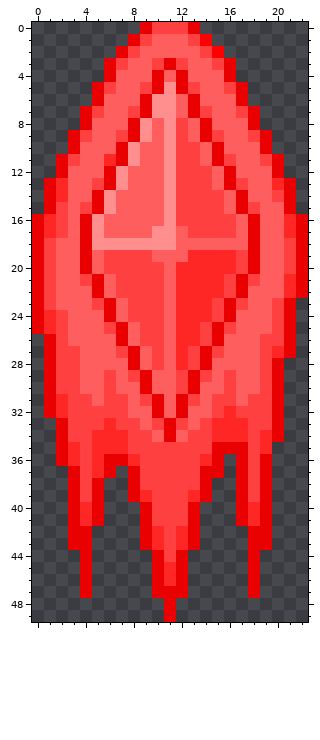
Pixel-art sprite, stored at Projectiles/FlareCore.png. Above is the file before it was changed.
The file is 46x100 pixels, drawn in blocks of 2x2; one block is one cell here. Colours within 5 levels of each other are drawn and written as one.
The result:
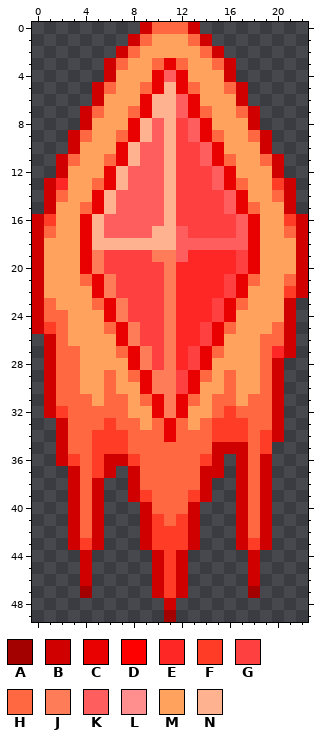
Palette (. is transparent): A #a30000  B #d10000  C #e90000  D #ff0000  E #ff2626  F #ff3d26  G #ff4040  H #ff6840  J #ff7c59  K #ff5e5e  L #ff8f8f  M #ffa25e  N #ffb28f
Changes in this commit:
@@ x 0..22 @@
- 0 .........CGGGC.........
- 1 ........CGKKKGD........
- 2 .......CGKKKKKGD.......
- 3 ......CGKKGCGKKGC......
- 4 ......CKKKCKCKKKC......
- 5 .....CGKKGCLCGKKGC.....
- 6 .....CKKKCLLKCKKKC.....
- 7 ....CGKKGCLLKCGKKGC....
- 8 ....CKKKCLKLGKCKKKC....
- 9 ...CGKKGCLKLGKCGKKGC...
-10 ...CKKKCLKKLGGKCKKKC...
-11 ..CGKKECLKKLGGKCGKKGC..
-12 ..CKKKCLKKKLGGGKCKKKC..
-13 .CEKKGCLKKKLGGGKCGKKEC.
-14 .CEKKCLKKKKLGGGGKCKKGC.
-15 .CGKGCLKKKKLGGGGKCGKKC.
-16 CEGKCLKKKKKLGGGGGKCKKEC
-17 CEGKCLKKKKLLKGGGGKCKKEC
-18 CGKKCLLLLLLLKKKKKKCKKGC
-19 CGKKCKGGGGKKKEEEEGCKKGC
-20 CGKKCKGGGGGKEEEEEGCKKGC
-21 CGKKGCKGGGGKEEEEGCGKKEC
-22 CGKKKCKGGGGKEEEEGCKKKEC
-23 CGKKKGCKGGGKEEEGCGKKGC.
-24 CEGKKKCKGGGKEEEGCKKKGC.
-25 CEGKKKGCKGGKEEGCGKKKGC.
-26 .CGKKKKCKGGKEEGCKKKGGC.
-27 .CGGKKKGCKGKEGCGKKKGEC.
-28 .CGGKKKKCKGKEGCKKKKGC..
-29 .CGGKKGKGCKKGCGKGKKGC..
-30 .CGGKKGKKCKKGCKKGKKGC..
-31 .CEGGKGGKGCKCGKGGKGGC..
-32 .CEGGGGGKKCKCKKGEGGGC..
-33 ..CGGGEGGKGCGKGEEEGGC..
-34 ..CGGEEEGGKCKGGEEEGEC..
-35 ..CEGEEEGGGGGGGCCCGE...
-36 ..CEGECCEGGGGGEC.CGC...
-37 ...CGEC.CGGGGGCC.CGC...
-38 ...CGC..CGGGGGC..CGC...
-39 ...CGC..CEGGGEC..CGC...
-40 ...CEC...CGGGC...CEC...
-41 ...CEC...CGGGC...CEC...
-42 ...CC....CEGEC....CC...
-43 ...CC....CEGEC....CC...
-44 ....C.....CGC.....C....
-45 ....C.....CEC.....C....
-46 ....C.....CEC.....C....
-47 ....C.....CCC.....C....
-48 ...........C...........
-49 ...........C...........
+ 0 .........BHHHB.........
+ 1 ........BHMMMHB........
+ 2 .......BHMMMMMHB.......
+ 3 ......BHMMHCHMMHB......
+ 4 ......BMMMCKCMMMB......
+ 5 .....BHMMHCNCHMMHB.....
+ 6 .....BMMMCNNKCMMMB.....
+ 7 ....BHMMHCNNKCHMMHB....
+ 8 ....BMMMCNKNGKCMMMB....
+ 9 ...BHMMHCNKNGKCHMMHB...
+10 ...BMMMCNKKNGGKCMMMB...
+11 ..BHMMHCNKKNGGKCHMMHB..
+12 ..BMMMCNKKKNGGGKCMMMB..
+13 .BEMMHCNKKKNGGGKCHMMFB.
+14 .BHMMCNKKKKNGGGGKCMMHB.
+15 .BMMHCNKKKKNGGGGKCHMMB.
+16 BFMMCNKKKKKNGGGGGKCMMFB
+17 BHMMCNKKKKNNKGGGGKCMMHB
+18 BMMMCNNNNNNNKKKKKKCMMMB
+19 BMMMCJGGGGJJKEEEEGCMMMB
+20 BMMMCJGGGGGJEEEEEGCMMMB
+21 BMMMHCJGGGGJEEEEGCHMMHB
+22 BMMMMCJGGGGJEEEEGCMMMFB
+23 BHMMMHCJGGGJEEEGCHMMMB.
+24 BHHMMMCJGGGJEEEGCMMMMB.
+25 BFHMMMHCJGGJEEGCHMMMHB.
+26 .BHMMMMCJGGJEEGCMMMHHB.
+27 .BHHMMMHCJGJEGCHMMMHEB.
+28 .BHHMMMMCJGJEGCMMMMHB..
+29 .BHHMMHMHCJJGCHMHMMHB..
+30 .BHHMMHMMCJJGCMMHMMHB..
+31 .BHHHMHHMHCJCHMHHMHHB..
+32 .BFHHHHHMMCJCMMHFHHHB..
+33 ..BHHHFHHMHCHMHFFFHHB..
+34 ..BHHFFFHHHCHHHFFFHFB..
+35 ..BHHFFFHHHHHHHBBBHF...
+36 ..BFHFBBFHHHHHFB.BHB...
+37 ...BHFB.BHHHHHBB.BHB...
+38 ...BHB..BHHHHHB..BHB...
+39 ...BHB..BFHHHFB..BHB...
+40 ...BHB...BHHHB...BHB...
+41 ...BHB...BFHFB...BHB...
+42 ...BHB...BFFFB...BHB...
+43 ...BFB...BFFFB...BFB...
+44 ....B.....BFB.....B....
+45 ....B.....BFB.....B....
+46 ....B.....BFB.....B....
+47 ....A.....BFB.....A....
+48 ...........B...........
+49 ...........A...........
Where, in picture pixels (left, top, right, bottom), the same in both pictures:
changed: (32, 22, 308, 622)
